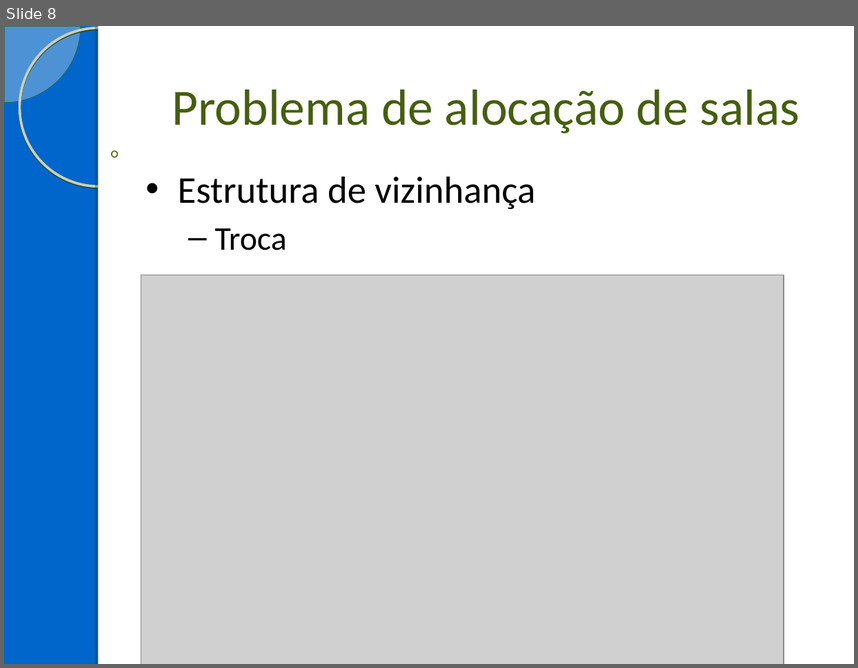
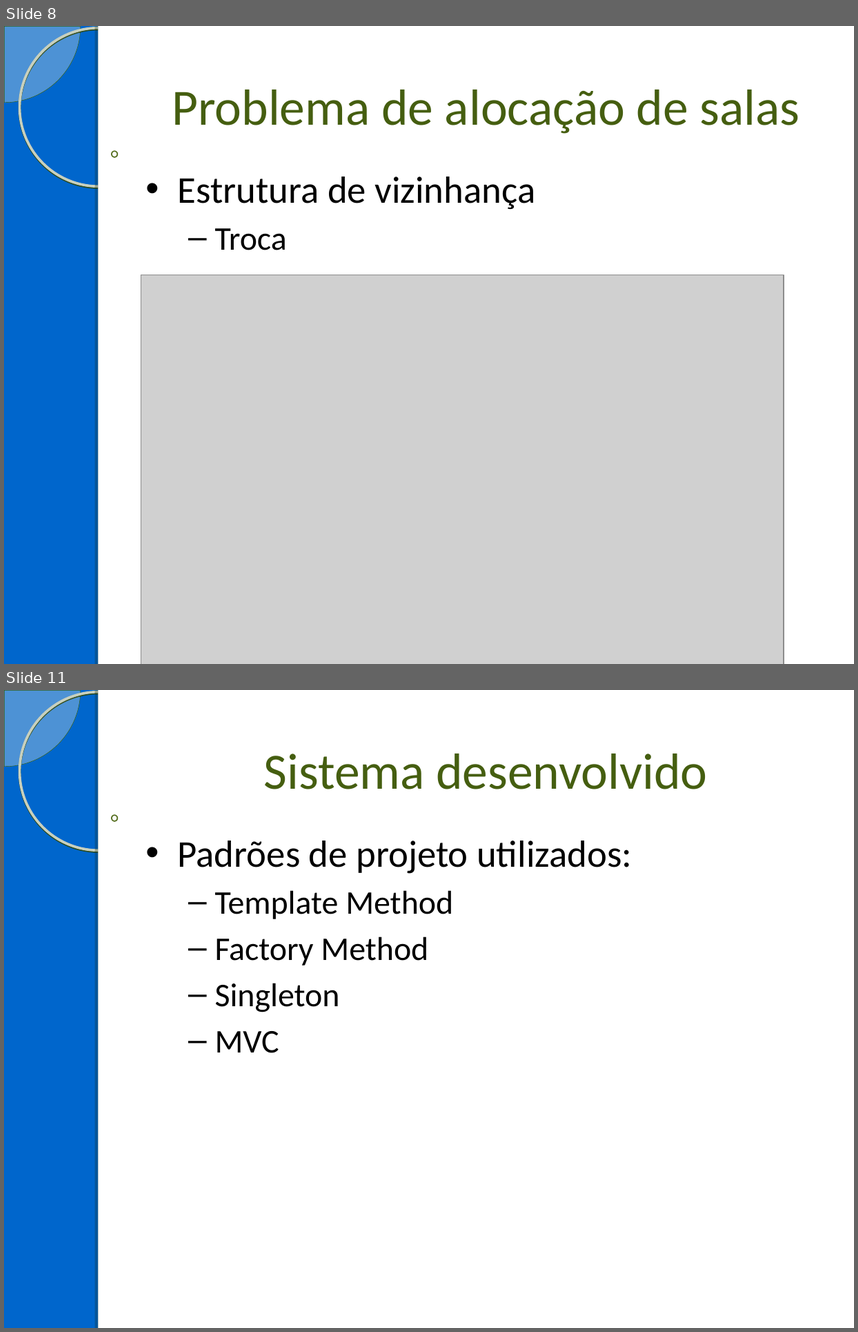
Before and after one commit to Hanniere/projeto-final-ipo, a slide deck: Apresentação/Apresentação.ppt. Shown one above the other, each under a label of ours: slide 8 before the commit, slides 8 and 11 after it; the slides between them are not shown. The pictures are 858x668 and 858x1332 pixels, drawn with LibreOffice and Linux fonts; fonts in the diff are those of the drawing; grey boxes stand for pictures; background and template pictures are left out. Boxes give left, top, right and bottom in pixels: in the first picture for what was removed or moved away, otherwise in the second. Text is boxed around its words. In the diff, an @@ line names an element or a change of style, - is before the commit and + after.

```diff
--- a/Apresentação/Apresentação.ppt
+++ b/Apresentação/Apresentação.ppt
@@ slide 11 added at [4, 690, 854, 1328], background #0066CC; not listed: 5 template elements that a slide beside it also shows @@
@@ title added at [264, 753, 708, 789], 43 pt, text #455E10 @@
+Sistema desenvolvido
@@ text added at [178, 840, 632, 1053], 28 pt, text #000000 @@
+• Padrões de projeto utilizados:
+  – Template Method
+  – Factory Method
+  – Singleton
+  – MVC
```
Also in this commit, not shown: 1 slide changed, 4 other slides added, 1 other file.
